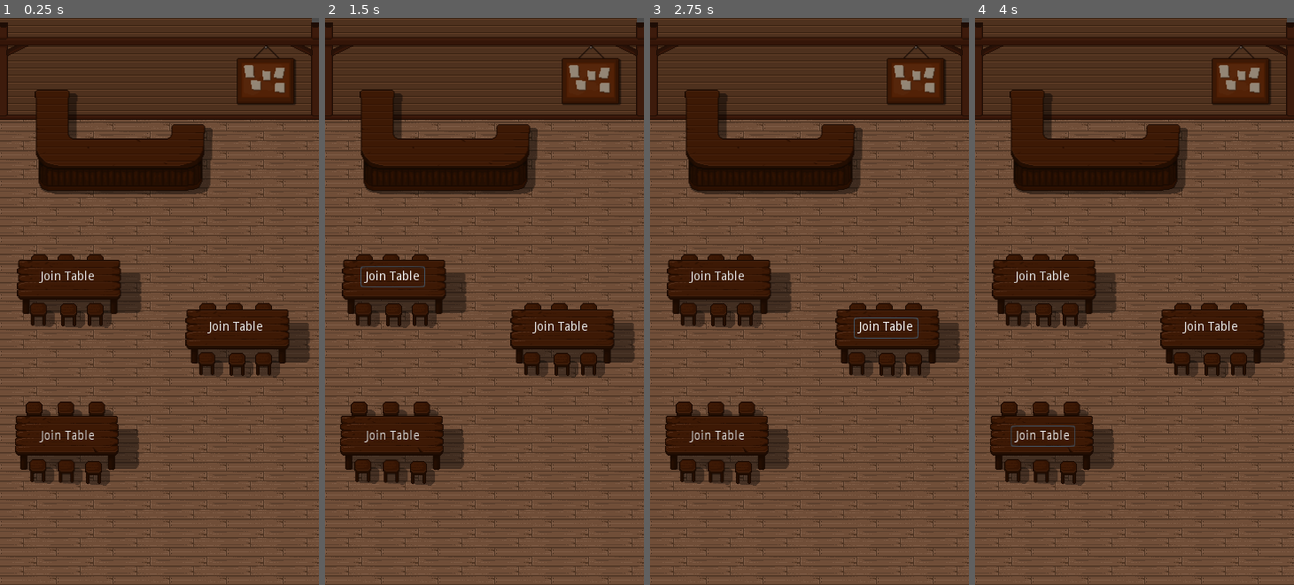
Above: before the commit, frames 1-4 (left to right).
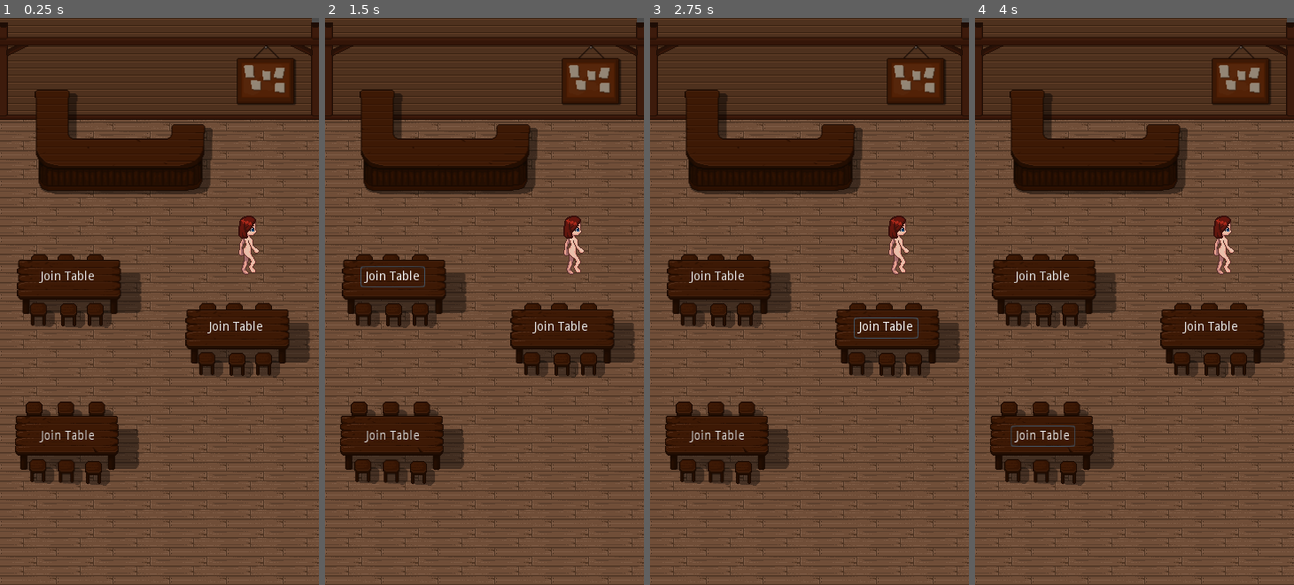
Above: after the commit, the same moments.

Repository: Bronsky91/Tavern-Talk
Game: Godot game, scene res://Scenes/Tavern.tscn
The game is run twice, just before and just after one commit, with the same random seed, the same clock (stepped at 60 frames per second) and the same inputs. This scene is started directly instead of the project's main scene.
Inputs:
- Up to frame 1 (0.25 s): no input
- Up to frame 2 (1.5 s): tap Enter at 0.5 s; click "Join Table" at 1.25 s
- Up to frame 3 (2.75 s): click "Join Table" at 2 s
- Up to frame 4 (4 s): click "Join Table" at 2.75 s

The runs differ from the first frame. In frame 1, 0.4% of the frame differs, in the area x 74-82%, y 34-46%; in frame 2, 0.4%; in frame 3, 0.4%; in frame 4, 0.4%.

Commit message:
Beginning of character animation - female walk left and right

Diff:
--- /dev/null
+++ b/Tavern-Client/Resources/Animations/female_human.tres
@@ -0,0 +1,31 @@
+[gd_resource type="Animation" format=2]
+
+[resource]
+resource_name = "walk_left"
+length = 1.28
+loop = true
+step = 0.07
+tracks/0/type = "value"
+tracks/0/path = NodePath("Human_Female:frame")
+tracks/0/interp = 1
+tracks/0/loop_wrap = true
+tracks/0/imported = false
+tracks/0/enabled = true
+tracks/0/keys = {
+"times": PoolRealArray( 0, 0.21, 0.42, 0.63, 0.84, 1.05 ),
+"transitions": PoolRealArray( 1, 1, 1, 1, 1, 1 ),
+"update": 1,
+"values": [ 0, 1, 2, 3, 4, 5 ]
+}
+tracks/1/type = "value"
+tracks/1/path = NodePath("Human_Female/Human_Femail_Hair001:frame")
+tracks/1/interp = 1
+tracks/1/loop_wrap = true
+tracks/1/imported = false
+tracks/1/enabled = true
+tracks/1/keys = {
+"times": PoolRealArray( 0, 0.21, 0.42, 0.63, 0.84, 1.05 ),
+"transitions": PoolRealArray( 1, 1, 1, 1, 1, 1 ),
+"update": 1,
+"values": [ 0, 1, 2, 3, 4, 5 ]
+}
--- /dev/null
+++ b/Tavern-Client/Resources/Animations/female_human_walk_left.tres
@@ -0,0 +1,31 @@
+[gd_resource type="Animation" format=2]
+
+[resource]
+resource_name = "walk_left"
+length = 1.19
+loop = true
+step = 0.07
+tracks/0/type = "value"
+tracks/0/path = NodePath("Sprite:frame")
+tracks/0/interp = 1
+tracks/0/loop_wrap = true
+tracks/0/imported = false
+tracks/0/enabled = true
+tracks/0/keys = {
+"times": PoolRealArray( 0, 0.2, 0.4, 0.6, 0.8, 1 ),
+"transitions": PoolRealArray( 1, 1, 1, 1, 1, 1 ),
+"update": 1,
+"values": [ 0, 1, 2, 3, 4, 5 ]
+}
+tracks/1/type = "value"
+tracks/1/path = NodePath("Sprite/Female_WalkHair_001:frame")
+tracks/1/interp = 1
+tracks/1/loop_wrap = true
+tracks/1/imported = false
+tracks/1/enabled = true
+tracks/1/keys = {
+"times": PoolRealArray( 0, 0.21, 0.42, 0.63, 0.84, 1.05 ),
+"transitions": PoolRealArray( 1, 1, 1, 1, 1, 1 ),
+"update": 1,
+"values": [ 0, 1, 2, 3, 4, 5 ]
+}
--- a/Tavern-Client/Scenes/Player.tscn
+++ b/Tavern-Client/Scenes/Player.tscn
@@ -1,19 +1,63 @@
-[gd_scene load_steps=3 format=2]
+[gd_scene load_steps=6 format=2]
 
-[ext_resource path="res://Assets/hat-guy.png" type="Texture" id=1]
+[ext_resource path="res://Assets/Characters/Female_Walk.png" type="Texture" id=1]
+[ext_resource path="res://Assets/Characters/Female_WalkHair_001.png" type="Texture" id=2]
+[ext_resource path="res://Resources/Animations/female_human.tres" type="Animation" id=3]
 
 [sub_resource type="CapsuleShape2D" id=1]
 radius = 12.0901
 height = 14.4696
 
+[sub_resource type="Animation" id=2]
+resource_name = "walk_right"
+length = 1.28
+loop = true
+tracks/0/type = "value"
+tracks/0/path = NodePath("Human_Female:frame")
+tracks/0/interp = 1
+tracks/0/loop_wrap = true
+tracks/0/imported = false
+tracks/0/enabled = true
+tracks/0/keys = {
+"times": PoolRealArray( 0, 0.21, 0.42, 0.63, 0.84, 1.05 ),
+"transitions": PoolRealArray( 1, 1, 1, 1, 1, 1 ),
+"update": 1,
+"values": [ 12, 13, 14, 15, 16, 17 ]
+}
+tracks/1/type = "value"
+tracks/1/path = NodePath("Human_Female/Human_Femail_Hair001:frame")
+tracks/1/interp = 1
+tracks/1/loop_wrap = true
+tracks/1/imported = false
+tracks/1/enabled = true
+tracks/1/keys = {
+"times": PoolRealArray( 0, 0.21, 0.42, 0.63, 0.84, 1.05 ),
+"transitions": PoolRealArray( 1, 1, 1, 1, 1, 1 ),
+"update": 1,
+"values": [ 12, 13, 14, 15, 16, 17 ]
+}
+
 [node name="Player" type="KinematicBody2D"]
 
-[node name="Sprite" type="Sprite" parent="."]
-position = Vector2( -0.552557, -4.15208 )
-scale = Vector2( 1.94377, 1.98609 )
+[node name="Human_Female" type="Sprite" parent="."]
 texture = ExtResource( 1 )
+vframes = 4
+hframes = 6
+frame = 17
+
+[node name="Human_Femail_Hair001" type="Sprite" parent="Human_Female"]
+position = Vector2( 7.45058e-009, -1.19209e-007 )
+texture = ExtResource( 2 )
+vframes = 4
+hframes = 6
+frame = 17
 
 [node name="CollisionShape2D" type="CollisionShape2D" parent="."]
 visible = false
 position = Vector2( -0.309135, -1.48651 )
 shape = SubResource( 1 )
+
+[node name="AnimationPlayer" type="AnimationPlayer" parent="."]
+playback_speed = 1.2
+anims/walk_left = ExtResource( 3 )
+anims/walk_right = SubResource( 2 )
--- a/Tavern-Client/Scenes/Tavern.tscn
+++ b/Tavern-Client/Scenes/Tavern.tscn
@@ -51,7 +51,7 @@
 [node name="EnterTavern" type="HTTPRequest" parent="."]
 
 [node name="Player" parent="." instance=ExtResource( 4 )]
-position = Vector2( 539.456, 320.574 )
+position = Vector2( 280, 250 )
 
 [node name="Board" type="Sprite" parent="."]
 position = Vector2( 301.257, 65.2815 )
